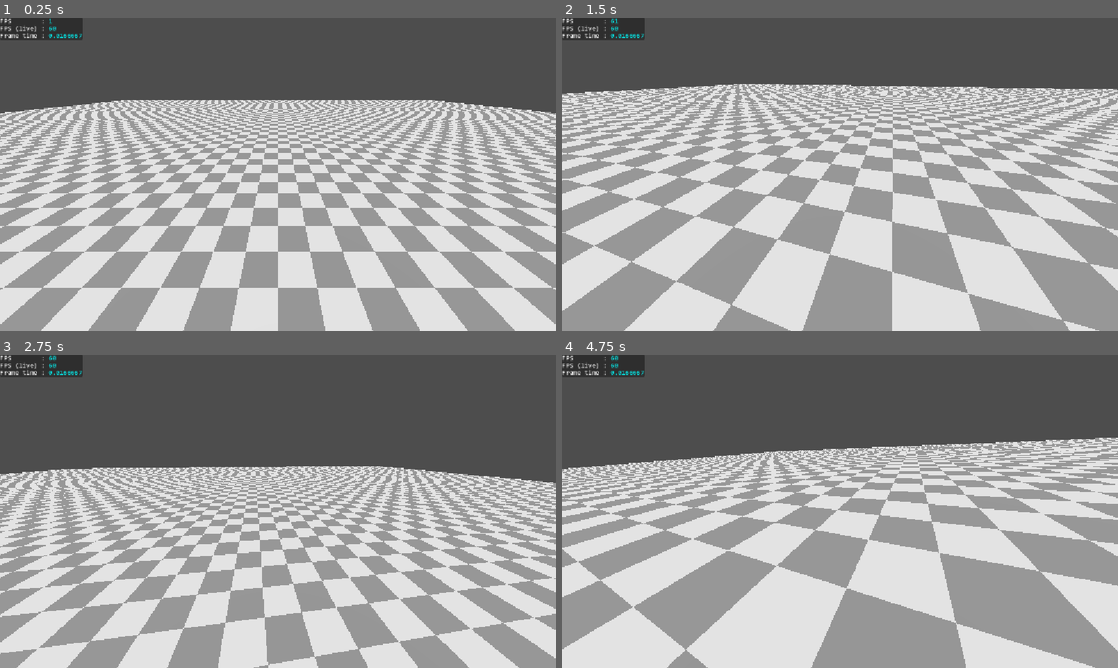
Above: before the commit, frames 1-4 (two rows, left to right).
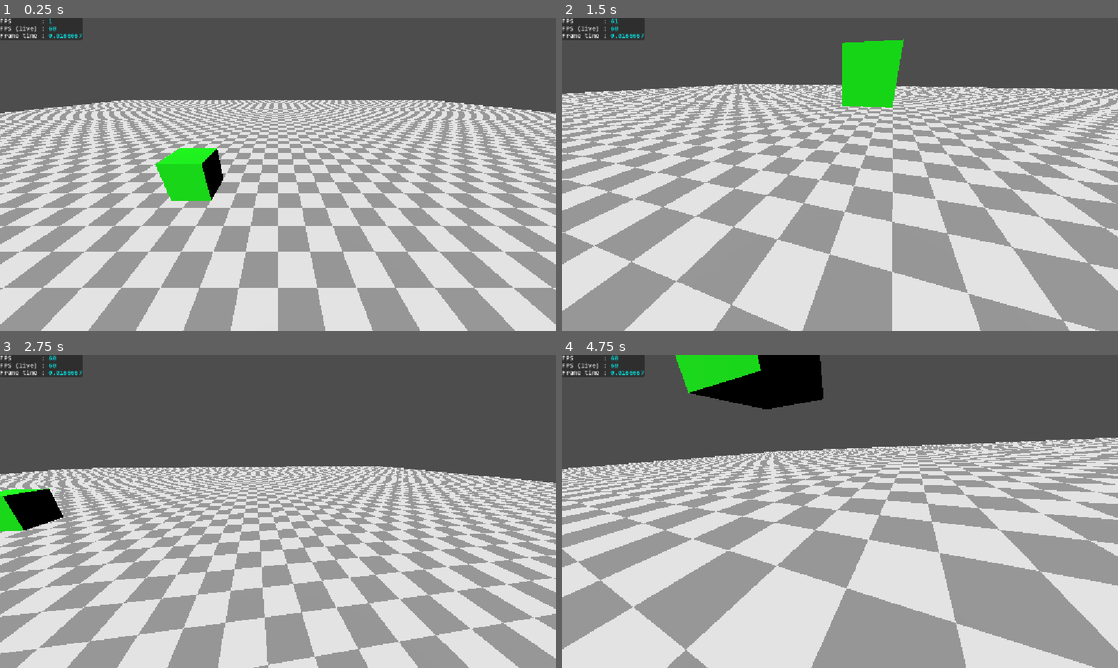
Above: after the commit, the same moments.

Repository: Slenderpi/ArcadeGame
Game: Godot game, scene res://core/main_scene/main_scene.tscn
Two runs of this game, one before a commit and one after it. Both use one fixed random seed, a clock stepped at 60 frames per second and the inputs below.
Inputs (mouse positions are in pixels of both pictures, inside the frame that each line leads up to):
- Up to frame 1 (0.25 s): no input
- Up to frame 2 (1.5 s): tap Enter at 0.5 s; move the mouse to (600, 27) at 0.52 s; hold D 0.53-1.28 s; hold Q 0.53-1.28 s; move the mouse to (728, 190) at 1.27 s; hold S from 1.28 s (still down); tap E at 1.35 s
- Up to frame 3 (2.75 s): move the mouse to (333, 442) at 2.02 s; release S at 2.03 s; hold D from 2.03 s (still down); hold Ctrl from 2.03 s (still down)
- Up to frame 4 (4.75 s): move the mouse to (812, 574) at 2.77 s; release D at 2.78 s; release Ctrl at 2.78 s; hold W 2.78-3.53 s; tap Shift at 2.85 s; move the mouse to (1006, 558) at 3.52 s; hold A from 3.53 s (still down); tap U at 3.6 s; move the mouse to (673, 464) at 4.27 s; tap I at 4.35 s

The runs differ from the first frame. In frame 1, 1.7% of the frame differs, in the area x 27-41%, y 41-59%; in frame 2, 2.1%; in frame 3, 1.2%; in frame 4, 3.8%, in the area x 20-47%, y 0-18%.

Commit message:
Fast cube test
- Created a fast-moving cube for refresh-rate visual testing

Diff:
--- /dev/null
+++ b/levels/lv_dev/fast_cube_test.gd
@@ -0,0 +1,21 @@
+extends MeshInstance3D
+
+@export_range(0.1, 3, 0.1)
+var radius := 2.0
+@export_range(0.1, 2, 0.1)
+var duration := 1.0
+
+var _start_pos : Vector3
+
+
+func _ready() -> void:
+	_start_pos = position
+
+
+func _process(_delta: float) -> void:
+	var t := Time.get_ticks_msec() / 1000.0 * TAU
+	var x := radius * cos(t / duration)
+	var z := radius * sin(t / duration)
+	position.x = _start_pos.x + x
+	position.y = _start_pos.y
+	position.z = _start_pos.z + z
--- a/levels/lv_dev/lv_dev.tscn
+++ b/levels/lv_dev/lv_dev.tscn
@@ -1,12 +1,16 @@
 [gd_scene format=3 uid="uid://dyhygadsweine"]
 
 [ext_resource type="Material" uid="uid://dxwb4thl11o7t" path="res://assets/basic_materials/m_checkerboard.tres" id="1_lsv3u"]
+[ext_resource type="Script" uid="uid://c4yx8tc85j1rc" path="res://levels/lv_dev/fast_cube_test.gd" id="2_45owk"]
+[ext_resource type="Material" uid="uid://btkumge4biux0" path="res://assets/basic_materials/m_green.tres" id="2_nl26l"]
 
 [sub_resource type="BoxShape3D" id="BoxShape3D_xse17"]
 size = Vector3(100, 1, 100)
 
 [sub_resource type="BoxMesh" id="BoxMesh_xse17"]
 size = Vector3(100, 1, 100)
+
+[sub_resource type="BoxMesh" id="BoxMesh_tkwxs"]
 
 [node name="LevelDev" type="Node3D" unique_id=1708905452]
 
@@ -22,6 +26,14 @@
 [node name="CollisionShape3D" type="CollisionShape3D" parent="StaticBody3D" unique_id=876193758]
 shape = SubResource("BoxShape3D_xse17")
 
-[node name="MeshInstance3D" type="MeshInstance3D" parent="." unique_id=510934791]
+[node name="Ground" type="MeshInstance3D" parent="." unique_id=510934791]
 material_override = ExtResource("1_lsv3u")
 mesh = SubResource("BoxMesh_xse17")
+
+[node name="FastCube" type="MeshInstance3D" parent="." unique_id=1100232670]
+transform = Transform3D(1, 0, 0, 0, 1, 0, 0, 0, 1, 0, 3, 1)
+material_override = ExtResource("2_nl26l")
+mesh = SubResource("BoxMesh_tkwxs")
+script = ExtResource("2_45owk")
+radius = 2.2
+duration = 0.5
Not shown, added: levels/lv_dev/fast_cube_test.gd.uid
